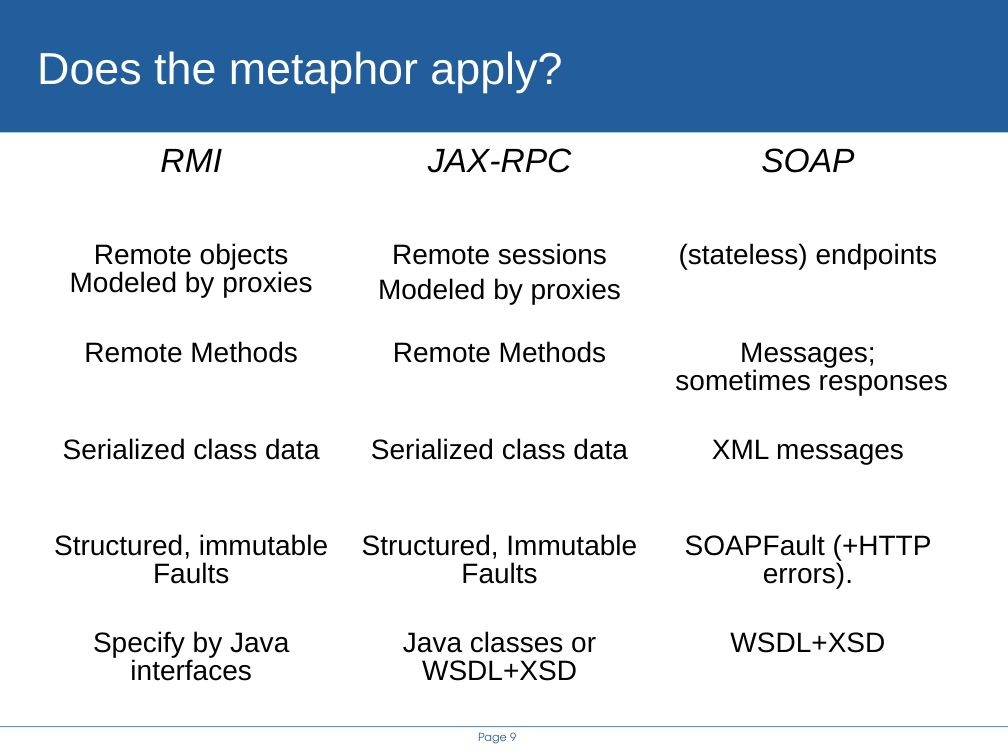
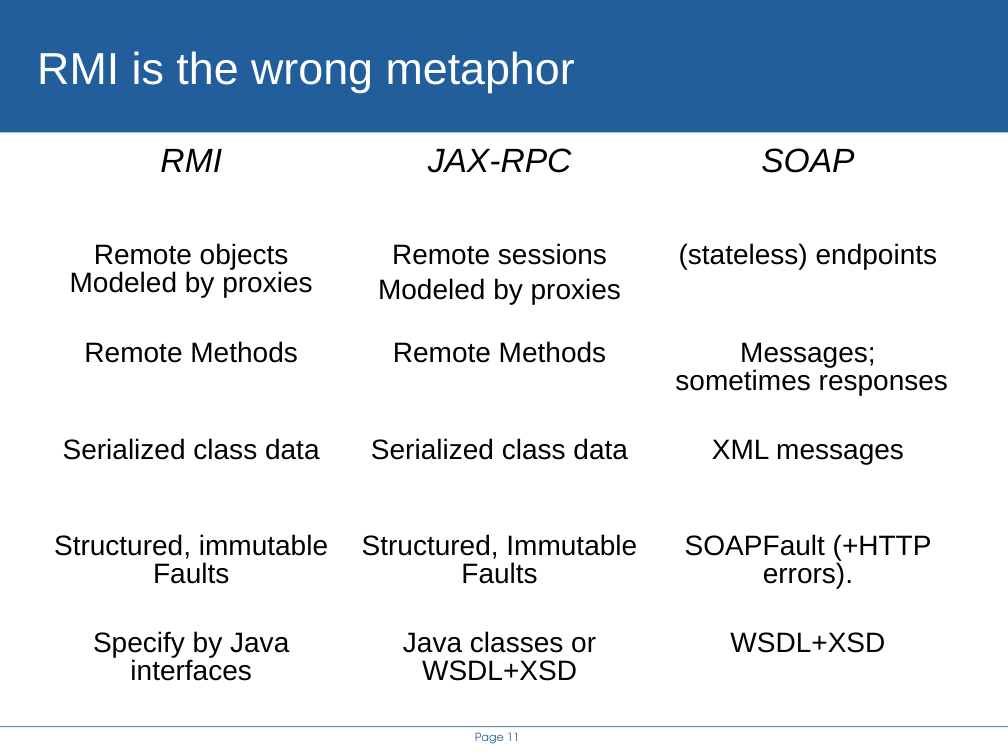
Before and after one commit to steveloughran/smartfrog, a slide deck: slide 11 of projects/alpine/doc/icws2005/rethinking_the_java_SOAP_stack.ppt (slide 9 before the commit). Drawn at 1008x756 pixels with LibreOffice and Linux fonts; fonts in the diff are those of the drawing; background and template pictures are left out. Boxes give left, top, right and bottom in pixels: in the first picture for what was removed or moved away, otherwise in the second. Text is boxed around its words. In the diff, an @@ line names an element or a change of style, - is before the commit and + after.

```diff
--- a/projects/alpine/doc/icws2005/rethinking_the_java_SOAP_stack.ppt
+++ b/projects/alpine/doc/icws2005/rethinking_the_java_SOAP_stack.ppt
@@ title at (x1=37, y1=51, x2=575, y2=93): text changed @@
-Does the metaphor apply?
+RMI is the wrong metaphor
@@ page number at (x1=475, y1=732, x2=519, y2=744): text changed @@
-Page 9
+Page 11
```
Also in this commit, not shown: 8 other slides changed, 6 slides added, 2 slides removed, 14 other files.
